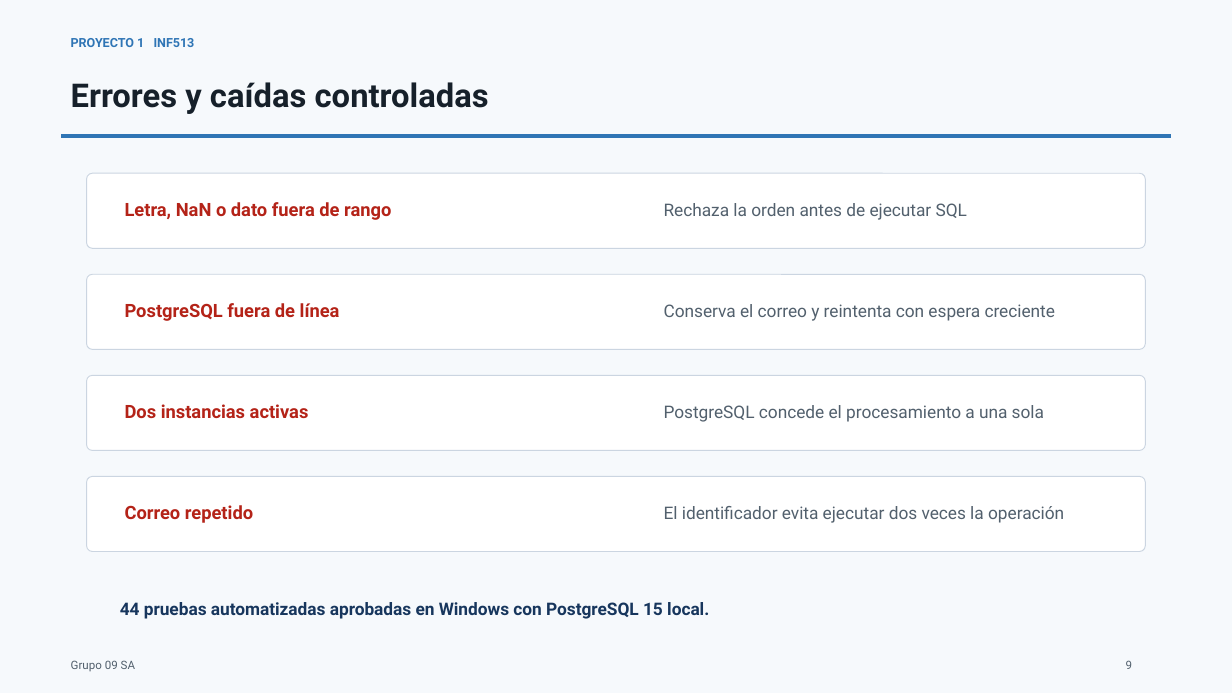
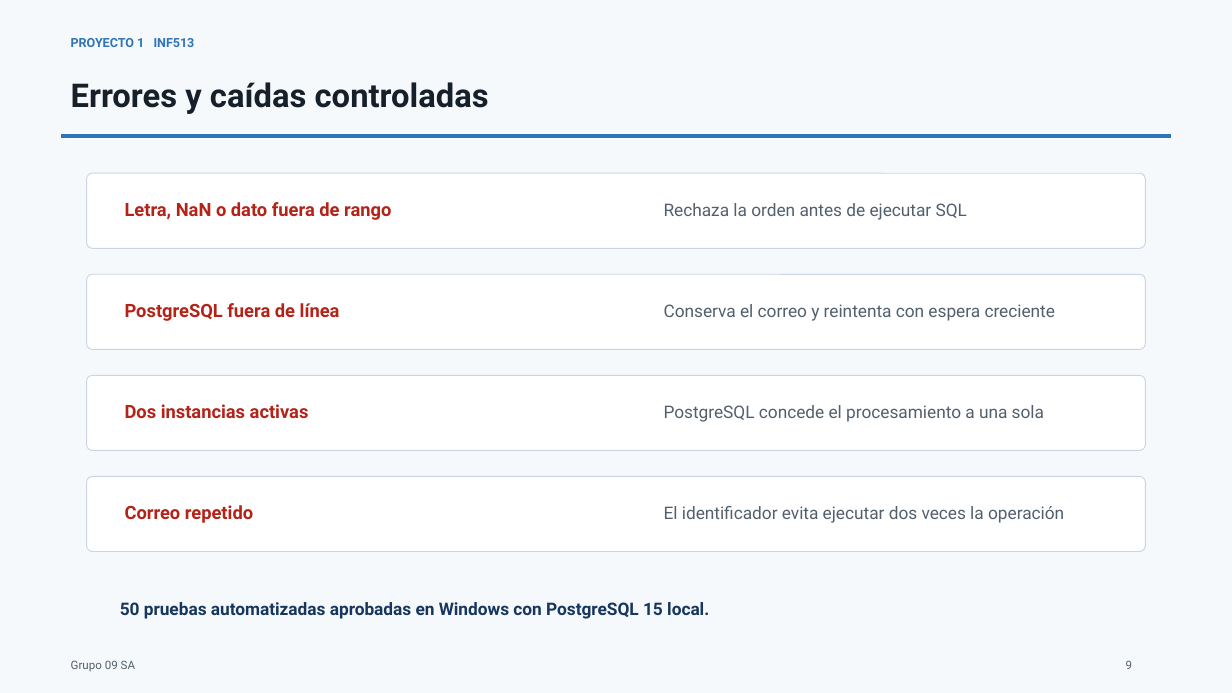
Before and after one commit to BrayanJoelRamosVargas1/inf513-proyecto1, a slide deck: slide 9 of entrega/Presentacion_INF513_P1_Grupo09SA.pptx. Drawn at 1232x693 pixels with LibreOffice and Linux fonts; fonts in the diff are those of the drawing. Boxes give left, top, right and bottom in pixels: in the first picture for what was removed or moved away, otherwise in the second. Text is boxed around its words. In the diff, an @@ line names an element or a change of style, - is before the commit and + after.

```diff
--- a/entrega/Presentacion_INF513_P1_Grupo09SA.pptx
+++ b/entrega/Presentacion_INF513_P1_Grupo09SA.pptx
@@ text at [120,602,709,619]: text changed @@
-44 pruebas automatizadas aprobadas en Windows con PostgreSQL 15 local.
+50 pruebas automatizadas aprobadas en Windows con PostgreSQL 15 local.
```
Also in this commit, not shown: 1 other slide changed, 12 other files.
